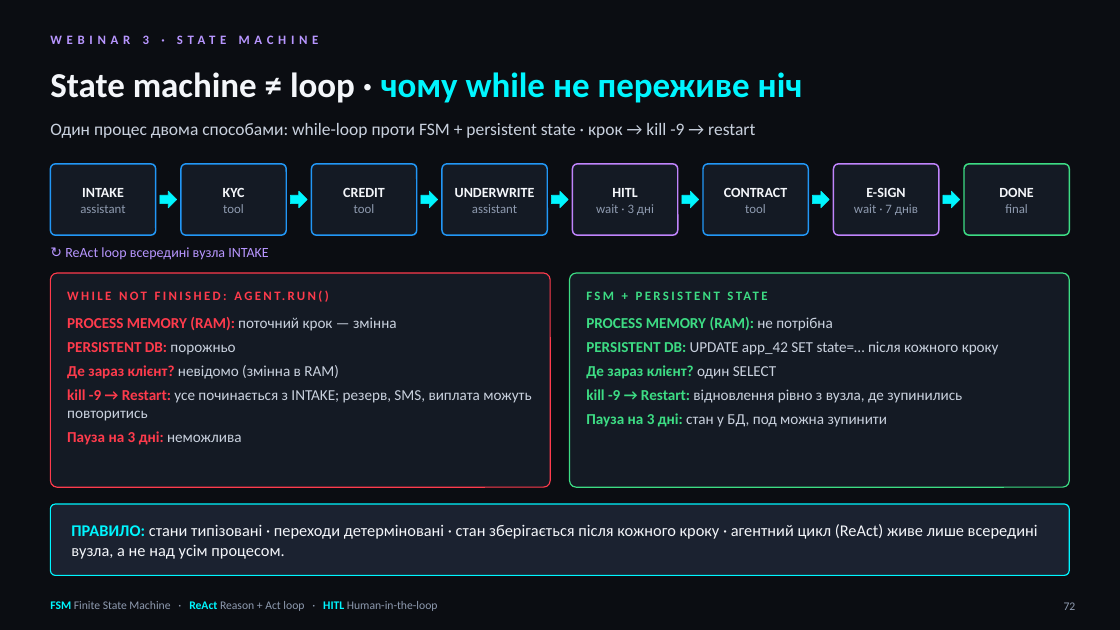
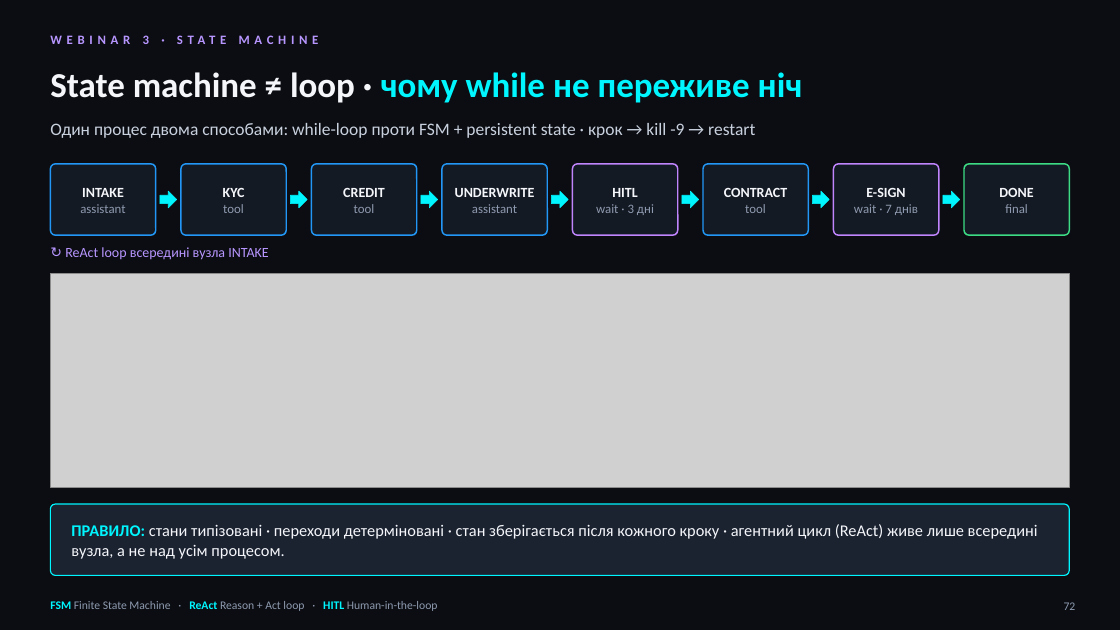
Before and after one commit to zinur/loan-copilot, a slide deck: slide 72 of Loan_Copilot_Workshop.pptx. Drawn at 1120x630 pixels with LibreOffice and Linux fonts; fonts in the diff are those of the drawing; grey boxes stand for pictures. Boxes give left, top, right and bottom in pixels: in the first picture for what was removed or moved away, otherwise in the second. Text is boxed around its words. In the diff, an @@ line names an element or a change of style, - is before the commit and + after.

Commit message:
Workshop deck: add agent runtime + agentic metrics

```diff
--- a/Loan_Copilot_Workshop.pptx
+++ b/Loan_Copilot_Workshop.pptx
@@ rounded rectangle removed at (50, 273, 550, 487) @@
@@ picture added at (50, 273, 1070, 487) @@
@@ text removed at (67, 283, 534, 308) @@
-WHILE NOT FINISHED: AGENT.RUN()
@@ rounded rectangle removed at (570, 273, 1070, 487) @@
@@ text removed at (586, 283, 1053, 308) @@
-FSM + PERSISTENT STATE
@@ text removed at (67, 317, 531, 445) @@
-PROCESS MEMORY (RAM): поточний крок — змінна
-PERSISTENT DB: порожньо
-Де зараз клієнт? невідомо (змінна в RAM)
-kill -9 → Restart: усе починається з INTAKE; резерв, SMS, виплата можуть повторитись
-Пауза на 3 дні: неможлива
@@ text removed at (586, 317, 999, 427) @@
-PROCESS MEMORY (RAM): не потрібна
-PERSISTENT DB: UPDATE app_42 SET state=… після кожного кроку
-Де зараз клієнт? один SELECT
-kill -9 → Restart: відновлення рівно з вузла, де зупинились
-Пауза на 3 дні: стан у БД, под можна зупинити
```
Also in this commit, not shown: 12 other slides changed, 2 slides removed, 20 other files.
